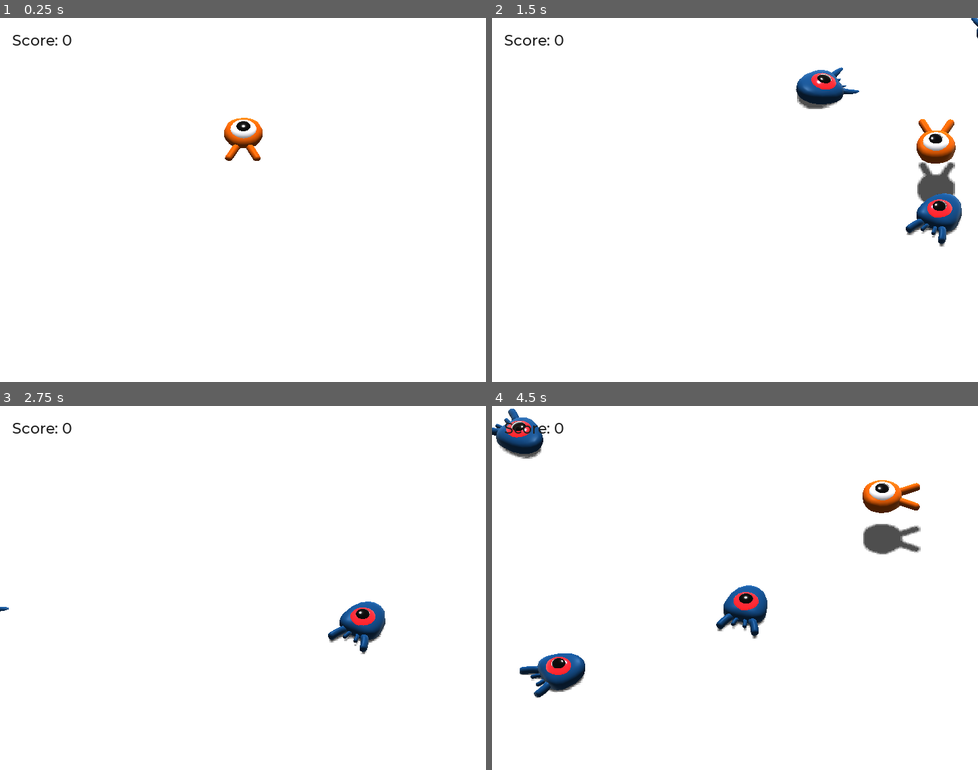
Above: before the commit, frames 1-4 (two rows, left to right).
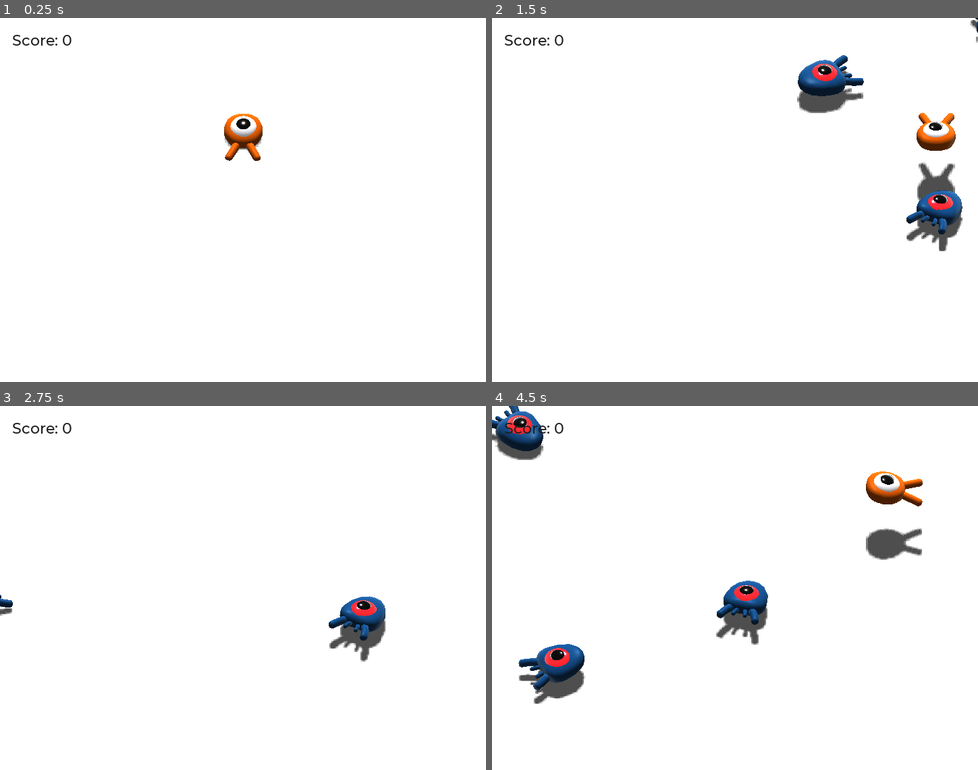
Above: after the commit, the same moments.

Repository: seanj29/First-3d-game
Game: Godot game, scene res://Main.tscn
Two runs of this game, one before a commit and one after it. Both use one fixed random seed, a clock stepped at 60 frames per second and the inputs below.
Inputs:
- Up to frame 1 (0.25 s): no input
- Up to frame 2 (1.5 s): tap Enter (ui_accept) at 0.5 s; hold D (move_right) 0.53-1.28 s; tap Space (jump) at 0.6, 0.77, 1.07, 1.35 s; hold S (move_back) from 1.28 s (still down)
- Up to frame 3 (2.75 s): tap Space (jump) at 1.52, 1.82, 2.1 s; release S (move_back) at 2.03 s; hold D (move_right) from 2.03 s (still down)
- Up to frame 4 (4.5 s): release D (move_right) at 2.78 s; hold W (move_forward) 2.78-3.53 s; tap Space (jump) at 2.85, 3.02, 3.32, 3.6, 3.77, 4.07, 4.35 s; hold A (move_left) from 3.53 s (still down)

The runs differ from the first frame. In frame 1, 0.6% of the frame differs, in the area x 46-55%, y 26-40%; in frame 2, 3.6%; in frame 3, 1.4%; in frame 4, 5.1%, in the area x 0-89%, y 0-82%.

Commit message:
Finished!

Diff:
--- a/Mob.gd
+++ b/Mob.gd
@@ -27,6 +27,8 @@
 	velocity = Vector3.FORWARD * random_speed
 	velocity = velocity.rotated(Vector3.UP, rotation.y)
 
+	$AnimationPlayer.playback_speed = random_speed / min_speed
+
 func squash():
 	emit_signal("squashed")
 	queue_free()
--- a/Mob.tscn
+++ b/Mob.tscn
@@ -1,9 +1,38 @@
-[gd_scene load_steps=4 format=2]
+[gd_scene load_steps=5 format=2]
 
 [ext_resource path="res://art/mob.glb" type="PackedScene" id=1]
 [ext_resource path="res://Mob.gd" type="Script" id=2]
 
 [sub_resource type="BoxShape" id=1]
+
+[sub_resource type="Animation" id=2]
+resource_name = "float"
+length = 1.2
+loop = true
+tracks/0/type = "value"
+tracks/0/path = NodePath("Pivot/Character:translation")
+tracks/0/interp = 1
+tracks/0/loop_wrap = true
+tracks/0/imported = false
+tracks/0/enabled = true
+tracks/0/keys = {
+"times": PoolRealArray( 0.2, 0.7, 1.2 ),
+"transitions": PoolRealArray( 0.225313, 2.07053, 1 ),
+"update": 0,
+"values": [ Vector3( 0, 0, 0 ), Vector3( 0, 0.65, 0 ), Vector3( 0, 0.35, 0 ) ]
+}
+tracks/1/type = "value"
+tracks/1/path = NodePath("Pivot/Character:rotation_degrees")
+tracks/1/interp = 1
+tracks/1/loop_wrap = true
+tracks/1/imported = false
+tracks/1/enabled = true
+tracks/1/keys = {
+"times": PoolRealArray( 0.1, 0.5, 1.2 ),
+"transitions": PoolRealArray( 0.225313, 0.297302, 1 ),
+"update": 0,
+"values": [ Vector3( 0, 0, 0 ), Vector3( 8, 0, 0 ), Vector3( -9, 0, 0 ) ]
+}
 
 [node name="Mob" type="KinematicBody" groups=["mob"]]
 collision_layer = 2
@@ -13,6 +42,7 @@
 [node name="Pivot" type="Spatial" parent="."]
 
 [node name="Character" parent="Pivot" instance=ExtResource( 1 )]
+transform = Transform( 1, 0, 0, 0, 0.987688, 0.156434, 0, -0.156434, 0.987688, 0, 0.35, 0 )
 
 [node name="CollisionShape" type="CollisionShape" parent="."]
 transform = Transform( 0.732112, 0, 0, 0, 0.519998, 0, 0, 0, 0.941178, 0, 0.329363, 0 )
@@ -22,4 +52,8 @@
 transform = Transform( 1.14096, 0, 0, 0, 0.693249, 0, 0, 0, 1.32417, 0, 0.290818, 0.274345 )
 aabb = AABB( -1, -1, -1.23685, 2, 2, 2.4737 )
 
+[node name="AnimationPlayer" type="AnimationPlayer" parent="."]
+autoplay = "float"
+anims/float = SubResource( 2 )
+
 [connection signal="screen_exited" from="VisibilityNotifier" to="." method="_on_VisibilityNotifier_screen_exited"]
--- a/Player.gd
+++ b/Player.gd
@@ -35,6 +35,10 @@
 		direction = direction.normalized()
 		$Pivot.look_at(translation + direction, Vector3.UP)
 
+		$AnimationPlayer.playback_speed = 4
+	else:
+		$AnimationPlayer.playback_speed = 1
+
 	#Ground Velocity
 	velocity.x = direction.x * speed
 	velocity.z = direction.z * speed
@@ -58,6 +62,8 @@
 				mob.squash()
 				velocity.y = bounce_impulse
 
+	$Pivot.rotation.x = PI / 6 * velocity.y / jump_impulse
+
 func die():
 	emit_signal("hit")
 	queue_free()
--- a/Player.tscn
+++ b/Player.tscn
@@ -7,6 +7,62 @@
 radius = 0.808652
 
 [sub_resource type="CylinderShape" id=2]
+
+[sub_resource type="Animation" id=3]
+length = 0.001
+tracks/0/type = "value"
+tracks/0/path = NodePath("Pivot/Character:translation")
+tracks/0/interp = 1
+tracks/0/loop_wrap = true
+tracks/0/imported = false
+tracks/0/enabled = true
+tracks/0/keys = {
+"times": PoolRealArray( 0 ),
+"transitions": PoolRealArray( 1 ),
+"update": 0,
+"values": [ Vector3( 0, 0, 0 ) ]
+}
+tracks/1/type = "value"
+tracks/1/path = NodePath("Pivot/Character:rotation_degrees")
+tracks/1/interp = 1
+tracks/1/loop_wrap = true
+tracks/1/imported = false
+tracks/1/enabled = true
+tracks/1/keys = {
+"times": PoolRealArray( 0 ),
+"transitions": PoolRealArray( 1 ),
+"update": 0,
+"values": [ Vector3( 0, 0, 0 ) ]
+}
+
+[sub_resource type="Animation" id=4]
+resource_name = "float"
+length = 1.2
+loop = true
+tracks/0/type = "value"
+tracks/0/path = NodePath("Pivot/Character:translation")
+tracks/0/interp = 1
+tracks/0/loop_wrap = true
+tracks/0/imported = false
+tracks/0/enabled = true
+tracks/0/keys = {
+"times": PoolRealArray( 0.2, 0.7, 1.2 ),
+"transitions": PoolRealArray( 0.225313, 2.07053, 1 ),
+"update": 0,
+"values": [ Vector3( 0, 0, 0 ), Vector3( 0, 0.65, 0 ), Vector3( 0, 0.35, 0 ) ]
+}
+tracks/1/type = "value"
+tracks/1/path = NodePath("Pivot/Character:rotation_degrees")
+tracks/1/interp = 1
+tracks/1/loop_wrap = true
+tracks/1/imported = false
+tracks/1/enabled = true
+tracks/1/keys = {
+"times": PoolRealArray( 0.1, 0.5, 1.2 ),
+"transitions": PoolRealArray( 0.225313, 0.297302, 1 ),
+"update": 0,
+"values": [ Vector3( 0, 0, 0 ), Vector3( 8, 0, 0 ), Vector3( -9, 0, 0 ) ]
+}
 
 [node name="Player" type="KinematicBody"]
 collision_mask = 6
@@ -30,4 +86,9 @@
 transform = Transform( 1, 0, 0, 0, 0.27792, 0, 0, 0, 1, 0, 0.626783, 0 )
 shape = SubResource( 2 )
 
+[node name="AnimationPlayer" type="AnimationPlayer" parent="."]
+autoplay = "float"
+anims/RESET = SubResource( 3 )
+anims/float = SubResource( 4 )
+
 [connection signal="body_entered" from="MobDetector" to="." method="_on_MobDetector_body_entered"]
Not shown: 1 places in Player.tscn that only renumber resources
